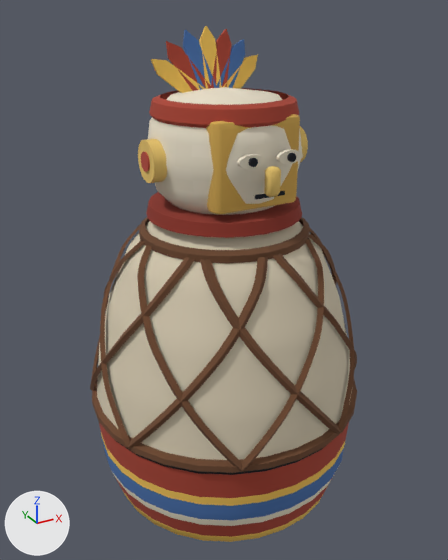
The Blender file art/blender/momia.blend as it was, and as the next commit left it.
Before and after are seen from a 50 mm camera at (-1.93, -3.51, 3.45) aimed at (0.0, 0.01, 1.69). Arrows for +X, +Y and +Z are at lower left; the lights stay in place. The older version comes first.

Script lines for the objects in view, before the commit:
```python
me_momia = bpy.data.meshes.new('momia')
me_momia.from_pydata(...)  # 3334 vertices, 2703 faces; spans x -0.98..0.98, y -0.98..0.98, z 0.0..3.35
me_momia.polygons.foreach_set('use_smooth', [True] * 2703)
me_momia.materials.append(mat_paleta)  # picture img_palette_png
ob_momia = bpy.data.objects.new('momia', me_momia)
ob_momia.location = (0.0, 0.0, 0.0)
```
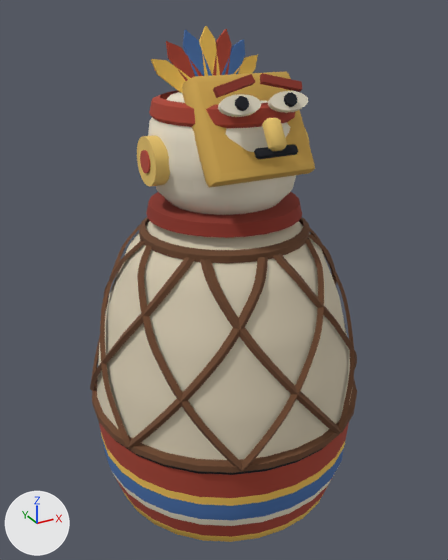
The edits, one by one:
me_momia is used by ob_momia; location (0.0, 0.0, 0.0).
me_momia had 3334 vertices, 2703 faces and spanned x -0.98..0.98, y -0.98..0.98, z 0.0..3.35.
me_momia now has 3366 vertices, 2735 faces and spans x -0.98..0.98, y -0.98..0.98, z 0.0..3.35.
me_momia part 1: the loose piece of 24 vertices spanning x -0.05..0.05, y -0.61..-0.54, z 2.45..2.62 is turned -31.5 degrees about the x axis through its middle and scaled by 1.09, then moved by (0.0, 0.0, 0.27).
me_momia part 2: a new loose piece of 24 vertices spanning x -0.14..0.14, y -0.63..-0.59, z 2.68..2.74, in mat_paleta (picture img_palette_png).
me_momia part 3: the loose piece of 20 vertices spanning x 0.1..0.16, y -0.58..-0.54, z 2.64..2.68 is deleted.
me_momia part 4: the loose piece of 8 vertices spanning x -0.1..0.1, y -0.56..-0.55, z 2.44..2.46 is deleted.
me_momia part 5: 216 vertices moved from x -0.56..0.56, y -0.58..0.11, z 2.33..2.87 to x -0.56..0.56, y -0.54..0.13, z 2.45..3.1; 84 vertices removed from x -0.56..0.56, y -0.56..0.11, z 2.47..2.73; 120 vertices added at x -0.56..0.56, y -0.51..0.13, z 2.45..3.11.
me_momia part 6: 17 kept faces spanning x -0.55..-0.45, y -0.17..0.13, z 2.45..2.75 get new texture (UV) coordinates.

Pixel boxes (x1, y1, x2, y2) of what changed, in the pictures (448 x 560 px; the box of a moved part takes in the faces that stretch with it):
part 1 of me_momia, moved or reshaped
    before: (264, 166, 281, 197)
    after: (262, 118, 287, 151)
part 2 of me_momia, added
    after: (254, 144, 298, 159)
part 3 of me_momia, deleted
    before: (287, 153, 296, 162)
part 4 of me_momia, deleted
    before: (255, 191, 285, 199)
part 5 of me_momia, moved or reshaped
    before: (138, 114, 308, 214)
    after: (137, 71, 315, 187)
part 6 of me_momia, surface changed
    before: (276, 149, 291, 162)
    after: (142, 135, 169, 186)
